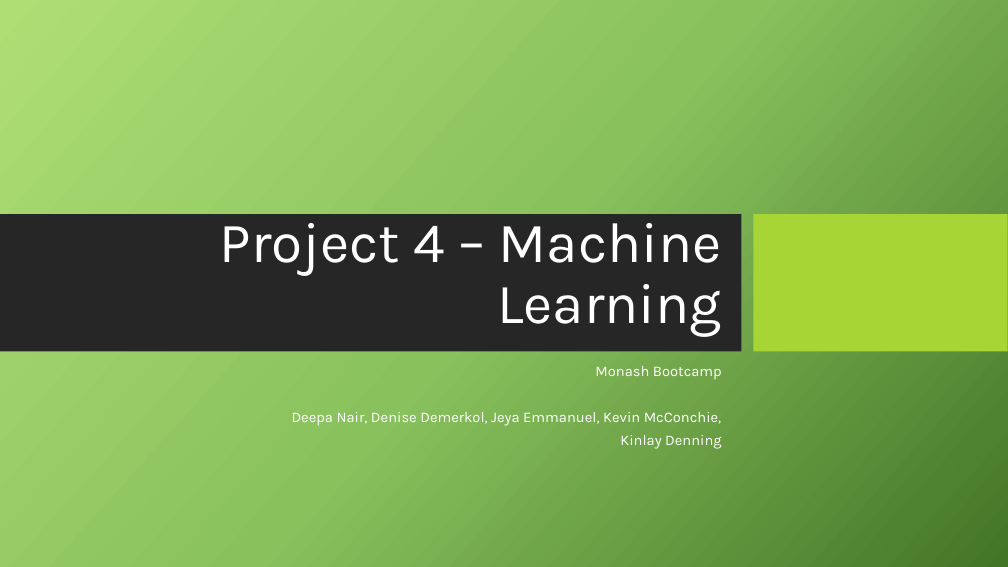
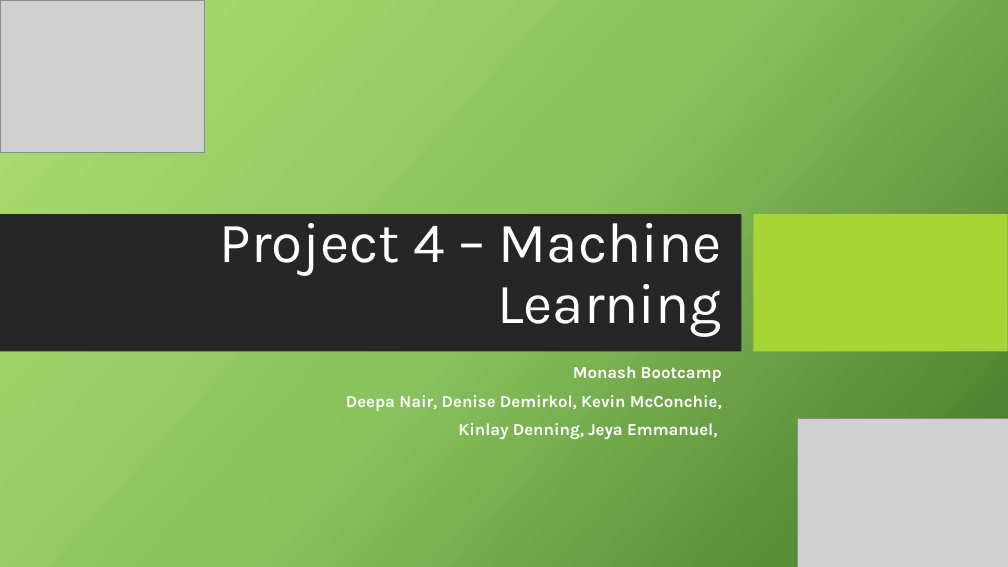
Before and after one commit to Kevin-McConchie/project4fork, a slide deck: slide 1 of Telecom Customer Church - Presentation.pptx. Drawn at 1008x567 pixels with LibreOffice and Linux fonts; fonts in the diff are those of the drawing; grey boxes stand for pictures; background and template pictures are left out. Boxes give left, top, right and bottom in pixels: in the first picture for what was removed or moved away, otherwise in the second. Text is boxed around its words. In the diff, an @@ line names an element or a change of style, - is before the commit and + after.

```diff
--- a/Telecom Customer Church - Presentation.pptx
+++ b/Telecom Customer Church - Presentation.pptx
@@ picture added at bbox=[0, 0, 204, 153] @@
@@ subtitle at bbox=[573, 366, 722, 382]: size 14 to 16 pt, bold on in "Monash Bootcamp"; line spacing 0.7 to 0.9 @@
@@ subtitle at bbox=[346, 395, 722, 439]: text changed; size 14 to 16 pt; bold on @@
-Deepa Nair, Denise Demerkol, Jeya Emmanuel, Kevin McConchie,
-Kinlay Denning
+Deepa Nair, Denise Demirkol, Kevin McConchie,
+Kinlay Denning, Jeya Emmanuel,
@@ picture added at bbox=[798, 418, 1008, 567] @@
```
Also in this commit, not shown: 6 other slides changed, 19 slides added, 9 slides removed.
